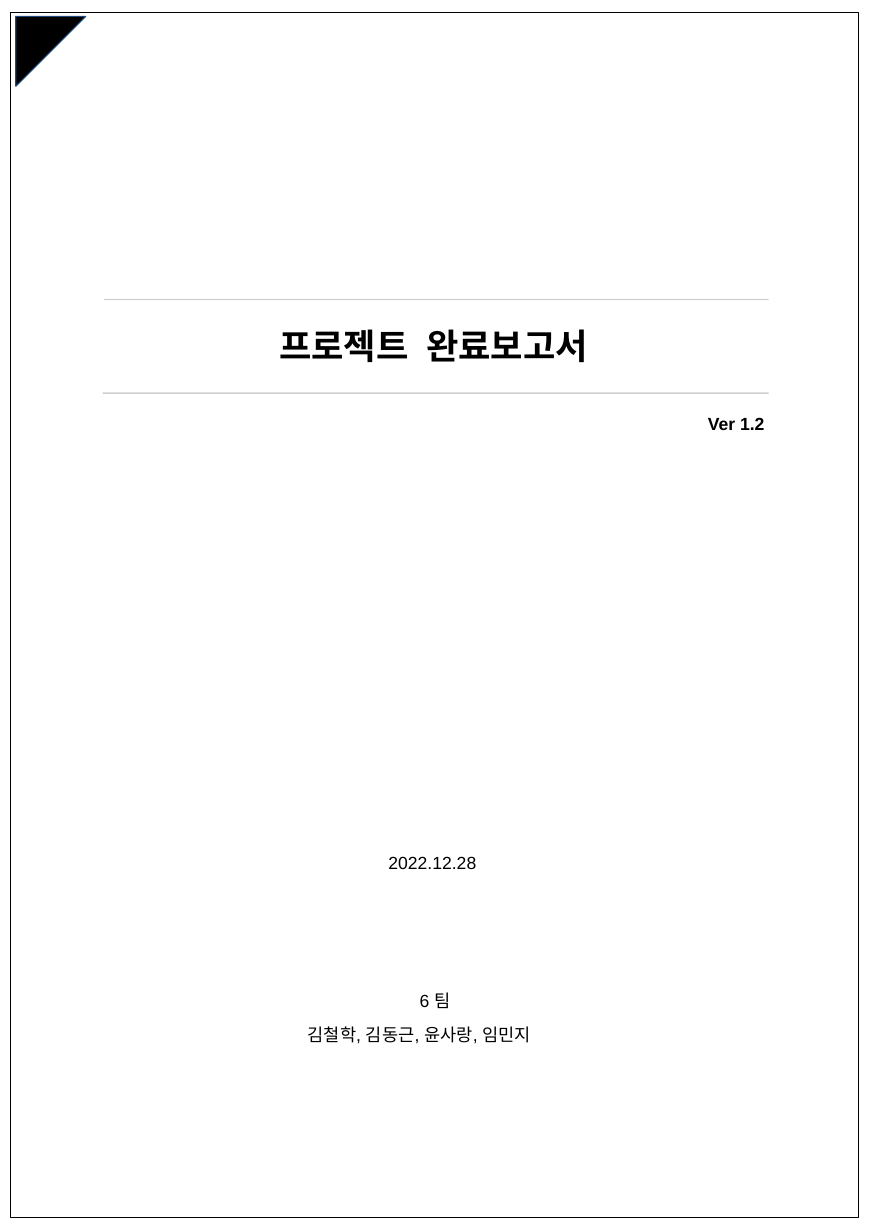
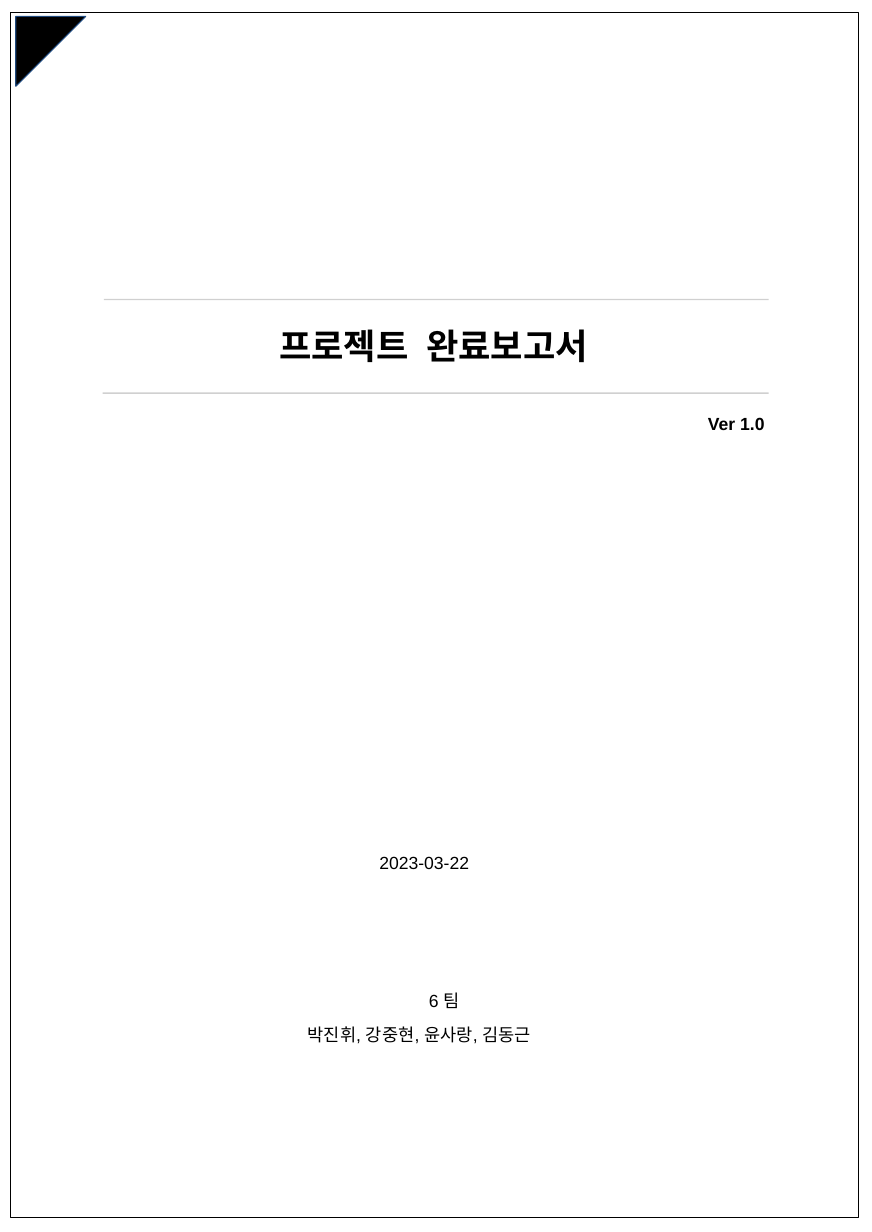
Before and after one commit to programmer-seva/tbtb, a slide deck: slide 1 of other/완료보고서.pptx. Drawn at 872x1232 pixels with LibreOffice and Linux fonts; fonts in the diff are those of the drawing; grey boxes stand for pictures. Boxes give left, top, right and bottom in pixels: in the first picture for what was removed or moved away, otherwise in the second. Text is boxed around its words. In the diff, an @@ line names an element or a change of style, - is before the commit and + after.

```diff
--- a/other/완료보고서.pptx
+++ b/other/완료보고서.pptx
@@ text at bbox=[708, 417, 765, 430]: text changed @@
-Ver 1.2
+Ver 1.0
@@ text at bbox=[379, 856, 469, 869]: text changed @@
-2022.12.28
+2023-03-22
@@ text "6 팀": place and size @@
-text "6 팀" at bbox=[420, 992, 450, 1008]
+text "6 팀" at bbox=[429, 992, 460, 1008]
@@ text at bbox=[308, 1026, 531, 1044]: text changed @@
-김철학, 김동근, 윤사랑, 임민지
+박진휘, 강중현, 윤사랑, 김동근
```
Also in this commit, not shown: 2 other slides changed, 12 slides added, 20 slides removed, 9 other files.
